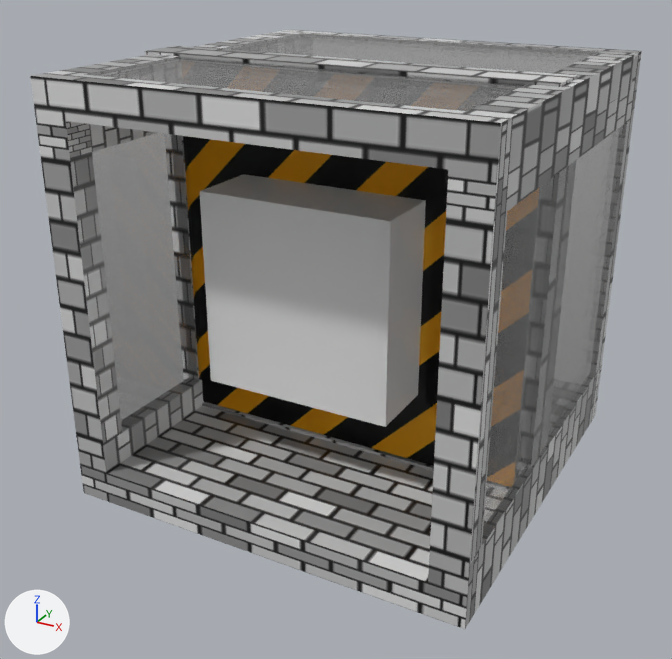
The Blender file Blender/FlyThroughEnviromentsModells.blend: old version first, new version second.
The view is the same before and after, from a 50 mm lens placed at (2.0, -3.7, 1.56), pointed at (-0.01, -0.05, -0.26). Lighting does not change. The marker at lower left points along +X, +Y and +Z.

Names of what the first picture shows: 'CubeCutter', 'CubeHole', 'EmptyHallway', 'FullWall', 'ObstacleFrame'.
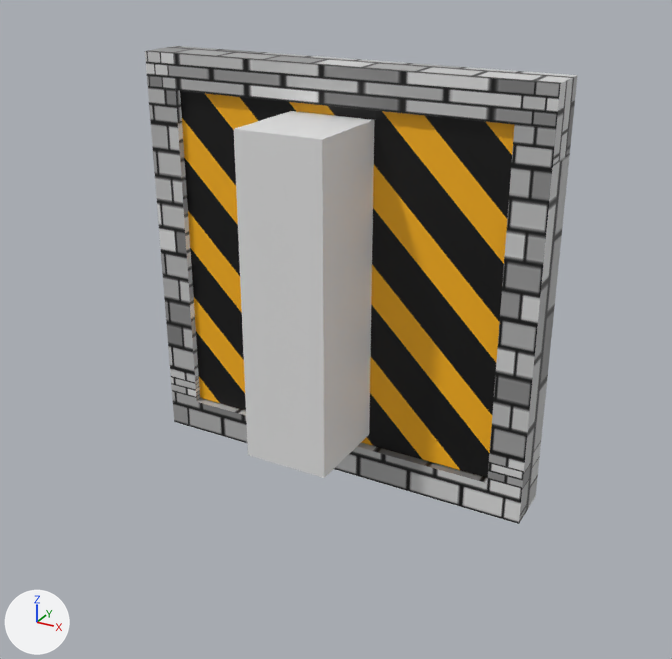
Location of each change, [x1, y1, x2, y2] in pixels of the pictures (672 x 659 px):
'EmptyHallway', hidden: before [30, 30, 642, 629]
'BigRectangleHole', added: after [180, 91, 515, 478]
'CubeCutter', hidden: before [200, 174, 426, 427]
'BigRectangleCutter', added: after [234, 111, 374, 478]
'CubeHole', hidden: before [186, 136, 448, 466]
'FullWall', hidden: before [186, 137, 448, 465]
'ObstacleFrame', unchanged, uncovered by the edit: before [145, 46, 578, 471]; after [145, 46, 578, 524]

Diff of the bpy script that builds the scene:
```diff
--- a/Blender/FlyThroughEnviromentsModells.blend.py
+++ b/Blender/FlyThroughEnviromentsModells.blend.py
@@ me_cube_003 @@
+me_cube_003.from_pydata(...)  # 279 vertices, 265 faces; spans x -0.84..0.83, y -0.82..0.84, z -0.13..0.12
+me_cube_003.materials.append(mat_obstaclewall)  # picture img_warnwalltexture
@@ me_cube_004 @@
+me_cube_004.from_pydata(...)  # a box spanning x -0.69..0.93, y -1.0..1.0, z -1.0..1.02
@@ ob_emptyhallway @@
 _m = ob_emptyhallway.modifiers.new('Boolean', 'BOOLEAN')
 _m.operation = 'UNION'
+ob_emptyhallway.hide_set(True)
@@ ob_fullwall @@
 ob_fullwall.rotation_euler = (1.571, 0.0, 0.0)  # degrees (90, 0, 0)
+ob_fullwall.hide_set(True)
@@ ob_cubecutter @@
 ob_cubecutter.scale = (0.467, 0.467, 0.467)
+ob_cubecutter.hide_set(True)
@@ ob_cubehole @@
 ob_cubehole.rotation_euler = (1.571, 0.0, 0.0)  # degrees (90, 0, 0)
+ob_cubehole.hide_set(True)
@@ ob_bigrectanglehole @@
+ob_bigrectanglehole = bpy.data.objects.new('BigRectangleHole', me_cube_003)
+ob_bigrectanglehole.location = (0.0, 0.0, 0.0)
+ob_bigrectanglehole.rotation_euler = (1.571, 0.0, 0.0)  # degrees (90, 0, 0)
+ob_bigrectanglehole.scale = (1.0, 1.0, 0.802)
+_m = ob_bigrectanglehole.modifiers.new('Boolean', 'BOOLEAN')
+_m.object = ob_bigrectanglecutter
@@ ob_bigrectanglecutter @@
+ob_bigrectanglecutter = bpy.data.objects.new('BigRectangleCutter', me_cube_004)
+ob_bigrectanglecutter.location = (-0.034, -0.083, 0.002)
+ob_bigrectanglecutter.scale = (0.257, 0.467, 0.767)
```
